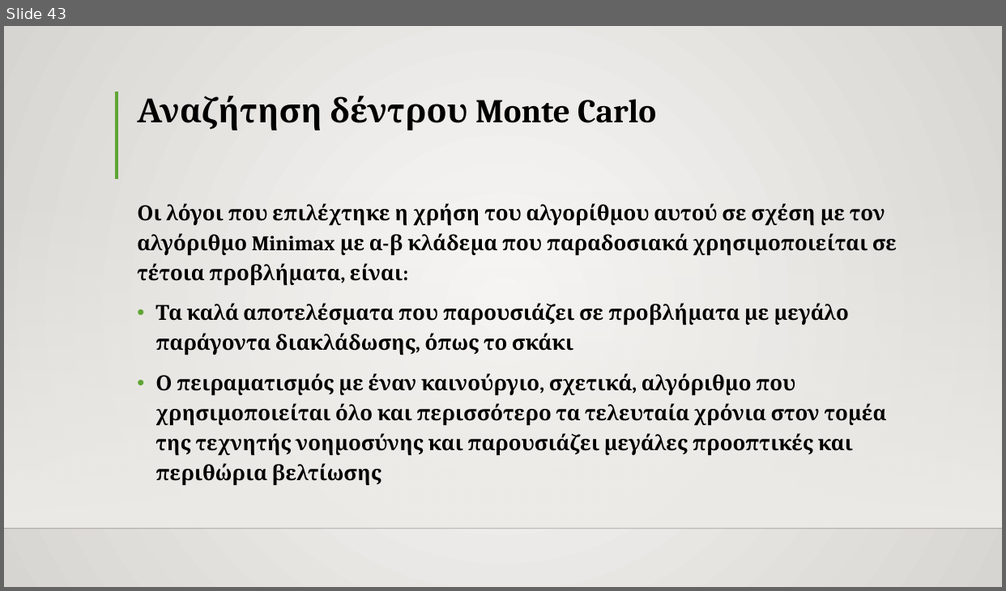
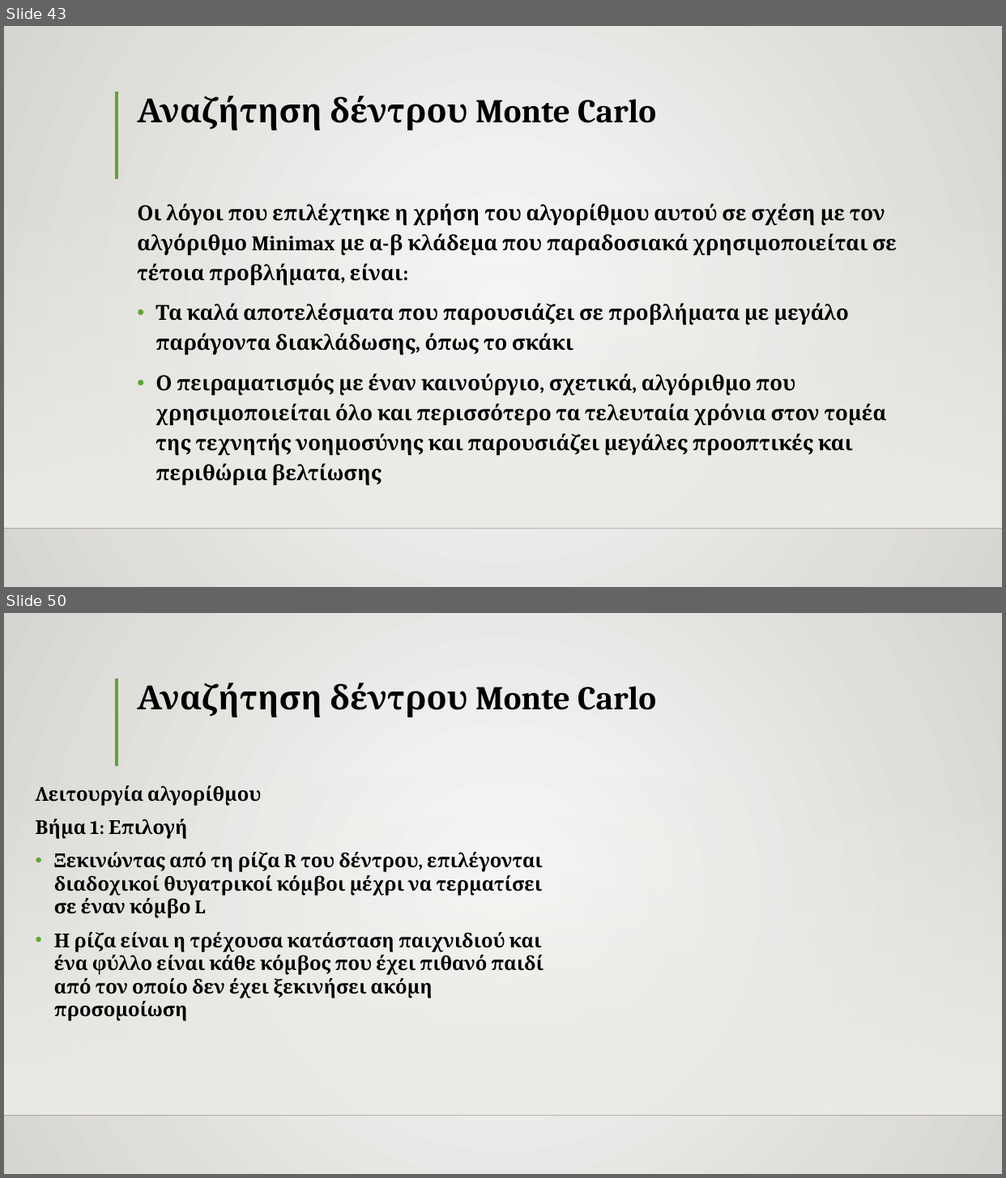
Before and after one commit to TheRazorace/Python-Chess-Engine, a slide deck: ΑΝΑΠΤΥΞΗ ΣΚΑΚΙΣΤΙΚΗΣ ΜΗΧΑΝΗΣ.pptx. Shown one above the other, each under a label of ours: slide 43 before the commit, slides 43 and 50 after it; the slides between them are not shown. The pictures are 1006x591 and 1006x1178 pixels, drawn with LibreOffice and Linux fonts; fonts in the diff are those of the drawing; background and template pictures are left out. Boxes give left, top, right and bottom in pixels: in the first picture for what was removed or moved away, otherwise in the second. Text is boxed around its words. In the diff, an @@ line names an element or a change of style, - is before the commit and + after.

```diff
--- a/ΑΝΑΠΤΥΞΗ ΣΚΑΚΙΣΤΙΚΗΣ ΜΗΧΑΝΗΣ.pptx
+++ b/ΑΝΑΠΤΥΞΗ ΣΚΑΚΙΣΤΙΚΗΣ ΜΗΧΑΝΗΣ.pptx
@@ slide 50 added at [4,613,1002,1174], background gradient #FAFAF9 to #D7D5D2; not listed: 3 template elements that a slide beside it also shows @@
@@ title added at [137,683,656,717], 32 pt, text #000000, bold @@
+Αναζήτηση δέντρου Monte Carlo
@@ text added at [36,786,543,1021], 18.5 pt, text #000000, bold @@
+Λειτουργία αλγορίθμου
+Βήμα 1: Επιλογή
+• Ξεκινώντας από τη ρίζα R του δέντρου, επιλέγονται διαδοχικοί θυγατρικοί κόμβοι μέχρι να τερματίσει σε έναν κόμβο L
+• Η ρίζα είναι η τρέχουσα κατάσταση παιχνιδιού και ένα φύλλο είναι κάθε κόμβος που έχει πιθανό παιδί από τον οποίο δεν έχει ξεκινήσει ακόμη προσομοίωση
```
Also in this commit, not shown: 41 other slides added, 1 other file.
